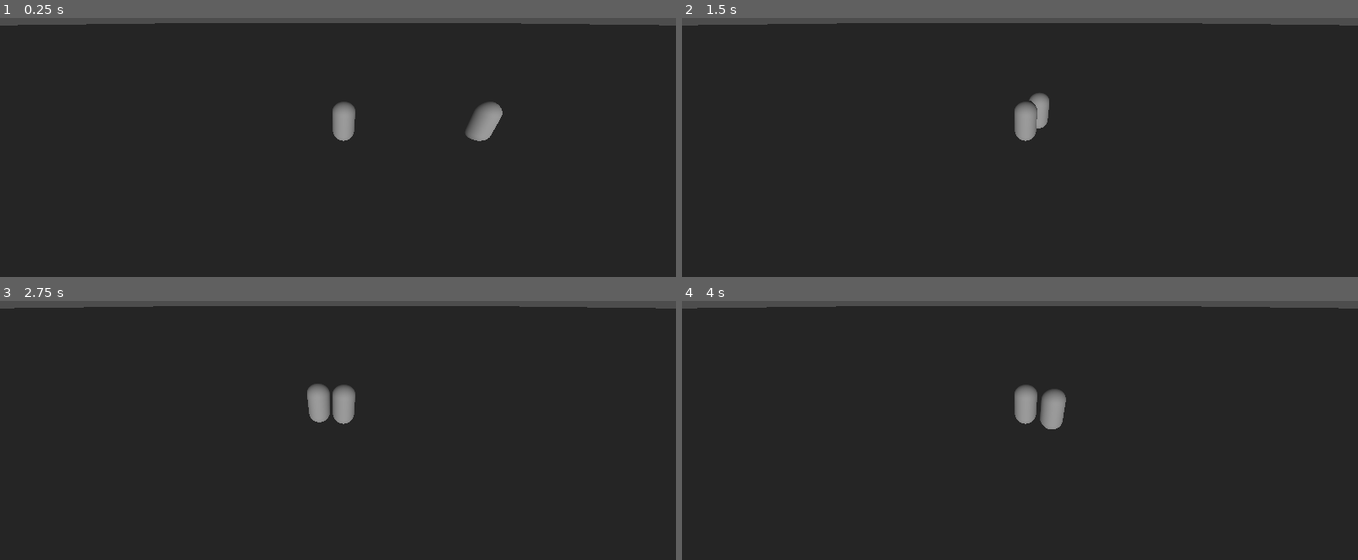
Above: before the commit, frames 1-4 (two rows, left to right).
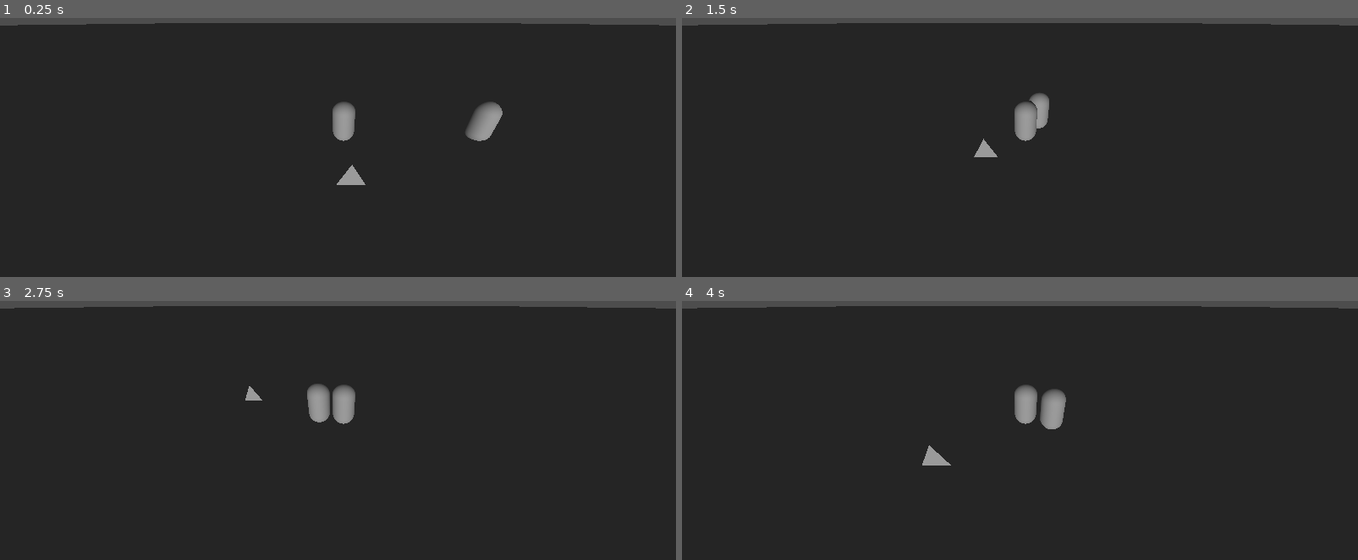
Above: after the commit, the same moments.

Repository: santosty25/Game-Jam-Horror-Game
Game: Godot game, scene res://Main/Main.tscn
Same seed, same stepped clock (60 frames per second), same inputs: the game is played once before the commit and once after it. This scene is started directly instead of the project's main scene.
Inputs:
- Up to frame 1 (0.25 s): no input
- Up to frame 2 (1.5 s): tap Enter (ui_accept) at 0.5, 0.77 s; hold D (Right) 0.53-1.28 s; hold S (Down) from 1.28 s (still down)
- Up to frame 3 (2.75 s): tap Enter (ui_accept) at 1.52 s; release S (Down) at 2.03 s; hold D (Right) from 2.03 s (still down)
- Up to frame 4 (4 s): release D (Right) at 2.78 s; hold W (Up) 2.78-3.53 s; tap Enter (ui_accept) at 3.02, 3.77 s; hold A (Left) from 3.53 s (still down)

The runs differ from the first frame. In frame 1, 0.2% of the frame differs, in the area x 49-55%, y 56-65%; in frame 2, 0.1%; in frame 3, less than 0.1%; in frame 4, 0.2%.
Error after the commit: Invalid access to property or key 'health' on a base object of type 'CharacterBody3D (player.gd)'. (res://campFire/safeArea.gd:26)

Commit message:
Fixed campfire

Diff:
--- a/Main/Main.tscn
+++ b/Main/Main.tscn
@@ -1,8 +1,9 @@
-[gd_scene load_steps=8 format=3 uid="uid://d1642jywcntcn"]
+[gd_scene load_steps=9 format=3 uid="uid://d1642jywcntcn"]
 
 [ext_resource type="Script" path="res://Main/Main.gd" id="1_124to"]
 [ext_resource type="PackedScene" uid="uid://8dqet3mcvwte" path="res://Player/player.tscn" id="2_ifrsp"]
 [ext_resource type="PackedScene" uid="uid://6axjr6y6a05l" path="res://Monster/Monster.tscn" id="3_pixrt"]
+[ext_resource type="PackedScene" uid="uid://b4623nqe2wuht" path="res://campFire/campFire.tscn" id="4_3oigl"]
 
 [sub_resource type="NavigationMesh" id="NavigationMesh_w78l0"]
 vertices = PackedVector3Array(-499.5, 0.480879, -499.5, -499.5, 0.480879, 499.5, 499.5, 0.480879, 499.5, 499.5, 0.480879, -499.5)
@@ -44,3 +45,6 @@
 
 [node name="Monster" parent="." instance=ExtResource("3_pixrt")]
 transform = Transform3D(1, 0, 0, 0, 1, 0, 0, 0, 1, 7.2326, 1.0323, 0)
+
+[node name="CampFire" parent="." instance=ExtResource("4_3oigl")]
+transform = Transform3D(1, 0, 0, 0, 1, 0, 0, 0, 1, 0.18791, 1, 1.707)
--- a/campFire/campFire.gd
+++ /dev/null
@@ -1,21 +0,0 @@
-extends Area3D
-
-# Define the healing rate
-var healing_rate = 5.0  # Health points per second
-var healing_active = false  # Tracks if healing should be applied
-
-func _on_Area_body_entered(body):
-	# Check if the entered body is the player
-	if body.name == "Player":
-		healing_active = true  # Start healing when the player enters the area
-
-func _on_Area_body_exited(body):
-	# Stop healing when the player leaves
-	if body.name == "Player":
-		healing_active = false
-
-func _process(delta):
-	# Apply healing over time if the player is in the radius
-	if healing_active:
-		# Assumes the player has a "health" property that can be increased
-		get_node("Player").health += healing_rate * delta
--- a/campFire/campFire.tscn
+++ b/campFire/campFire.tscn
@@ -1,18 +1,19 @@
-[gd_scene load_steps=4 format=3 uid="uid://7ti3ycquh6k2"]
+[gd_scene load_steps=4 format=3 uid="uid://b4623nqe2wuht"]
 
-[ext_resource type="Script" path="res://campFire/campFire.gd" id="1_y78qa"]
+[ext_resource type="Script" path="res://campFire/safeArea.gd" id="1_2n34e"]
 
-[sub_resource type="BoxMesh" id="BoxMesh_7v0yu"]
+[sub_resource type="SphereShape3D" id="SphereShape3D_pm533"]
 
-[sub_resource type="SphereShape3D" id="SphereShape3D_738wx"]
+[sub_resource type="PrismMesh" id="PrismMesh_deqbr"]
 
-[node name="CampFire" type="MeshInstance3D"]
-mesh = SubResource("BoxMesh_7v0yu")
+[node name="CampFire" type="Node3D"]
 
-[node name="Area3D" type="Area3D" parent="."]
-transform = Transform3D(2, 0, 0, 0, 2, 0, 0, 0, 2, 0, 0, 0)
-script = ExtResource("1_y78qa")
+[node name="safeArea" type="Area3D" parent="."]
+transform = Transform3D(3, 0, 0, 0, 3, 0, 0, 0, 3, 0, 0, 0)
+script = ExtResource("1_2n34e")
 
-[node name="CollisionShape3D" type="CollisionShape3D" parent="Area3D"]
-transform = Transform3D(2, 0, 0, 0, 2, 0, 0, 0, 2, 0, 0, 0)
-shape = SubResource("SphereShape3D_738wx")
+[node name="CollisionShape3D" type="CollisionShape3D" parent="safeArea"]
+shape = SubResource("SphereShape3D_pm533")
+
+[node name="MeshInstance3D" type="MeshInstance3D" parent="."]
+mesh = SubResource("PrismMesh_deqbr")
--- /dev/null
+++ b/campFire/safeArea.gd
@@ -0,0 +1,27 @@
+extends Area3D
+
+# Define the healing rate
+var healing_rate = 1.0  # Health points per second
+var player = null  # Reference to the player, to be set when the player enters the area
+
+func _ready():
+	# Assuming "Player" is the player's node name in the main scene
+	player = get_tree().get_root().get_node("Main/Player")
+	if player == null:
+		print("Player node not found. Check the node path.")
+
+func _on_Area_body_entered(body):
+	# Check if the entered body is the player
+	if body == player:
+		print("Player entered the campfire area")
+
+func _on_Area_body_exited(body):
+	# Stop healing when the player leaves
+	if body == player:
+		print("Player exited the campfire area")
+
+func _process(delta):
+	# Apply healing over time if the player is in the radius
+	if player and is_instance_valid(player):
+		player.health += healing_rate * delta
+		print("Player healed by", healing_rate * delta)
